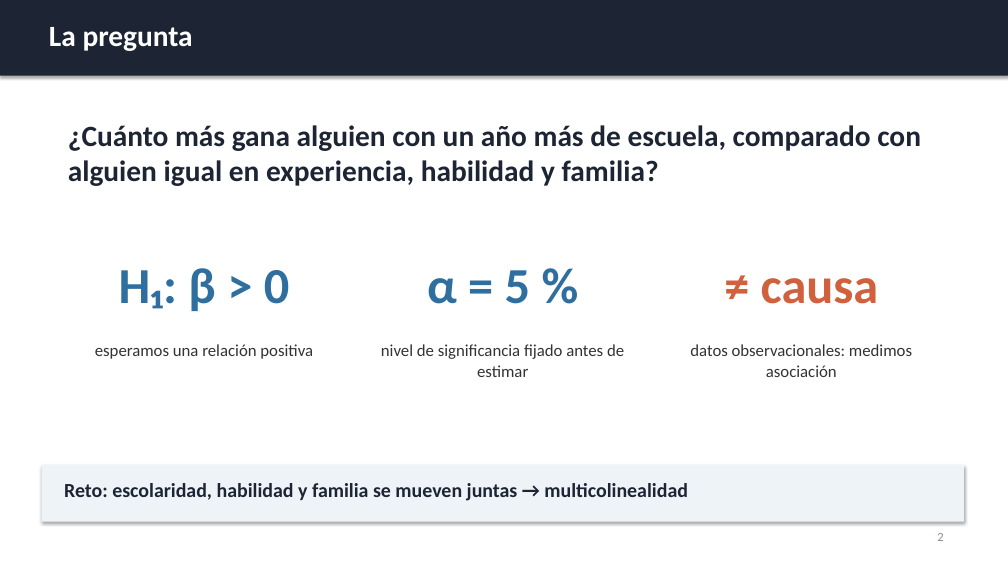
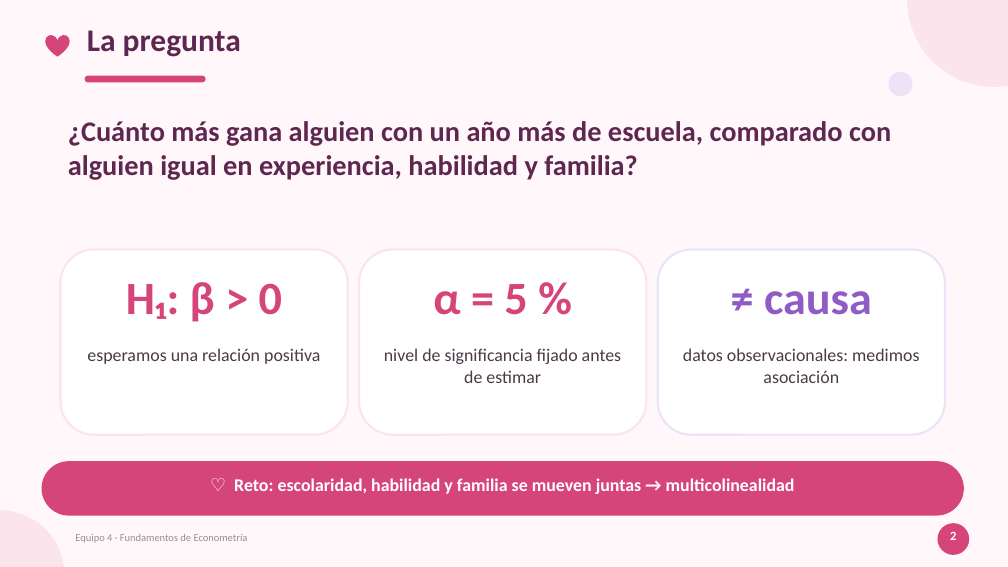
Before and after one commit to ximeelaraa/mincer-multicolinealidad, a slide deck: slide 2 of Presentacion_Final.pptx. Drawn at 1008x567 pixels with LibreOffice and Linux fonts; fonts in the diff are those of the drawing. Boxes give left, top, right and bottom in pixels: in the first picture for what was removed or moved away, otherwise in the second. Text is boxed around its words. In the diff, an @@ line names an element or a change of style, - is before the commit and + after.

```diff
--- a/Presentacion_Final.pptx
+++ b/Presentacion_Final.pptx
@@ background #FFFFFF to #FFF7FA @@
@@ rectangle removed at box(0, 0, 1008, 76) @@
@@ text "La pregunta": place and size @@
-text "La pregunta" at box(49, 27, 193, 51)
+text "La pregunta" at box(87, 30, 241, 57)
@@ text "La pregunta" at box(87, 30, 241, 57): size 28 to 30 pt, text colour #FFFFFF to #5E2750 @@
@@ ellipse added at box(907, 0, 1008, 87), fill #FCE4EC @@
@@ heart added at box(45, 35, 70, 57), fill #D6457A @@
@@ rounded rectangle added at box(85, 76, 206, 82), fill #D6457A @@
@@ ellipse added at box(889, 72, 913, 96), fill #EDE3F7 @@
@@ text "¿Cuánto más gana alguien con ..." at box(68, 121, 891, 180): size 28 to 27 pt, text colour #1D2433 to #5E2750 @@
@@ text "H₁: β > 0": place and size @@
-text "H₁: β > 0" at box(119, 268, 289, 311)
+text "H₁: β > 0" at box(126, 282, 282, 322)
@@ text "H₁: β > 0" at box(126, 282, 282, 322): size 48 to 44 pt, text colour #2F6F9F to #D6457A @@
@@ rounded rectangle added at box(60, 250, 348, 435), fill #FFFFFF, outline #FCE4EC 2 pt @@
@@ text "α = 5 %" at box(433, 284, 527, 315): size 48 to 44 pt, text colour #2F6F9F to #D6457A @@
@@ text "α = 5 %": place and size @@
-text "α = 5 %" at box(427, 270, 530, 304)
+text "α = 5 %" at box(433, 284, 527, 315)
@@ rounded rectangle added at box(359, 250, 647, 435), fill #FFFFFF, outline #FCE4EC 2 pt @@
@@ text "≠ causa": place and size @@
-text "≠ causa" at box(761, 278, 879, 304)
+text "≠ causa" at box(764, 291, 872, 315)
@@ text "≠ causa" at box(764, 291, 872, 315): size 48 to 44 pt, text colour #D1603D to #8E5CC4 @@
@@ rounded rectangle added at box(658, 250, 945, 435), fill #FFFFFF, outline #EDE3F7 2 pt @@
@@ text "esperamos una relación positiva": place and size @@
-text "esperamos una relación positiva" at box(95, 344, 313, 359)
+text "esperamos una relación positiva" at box(87, 348, 320, 364)
@@ size 16 to 17 pt, text colour #333333 to #4A3B47 in 3 elements at box(87, 348, 320, 364), box(384, 348, 621, 383), box(683, 348, 919, 383) @@
@@ text "datos observacionales: medimos asociación": place and size @@
-text "datos observacionales: medimos asociación" at box(690, 344, 912, 377)
+text "datos observacionales: medimos asociación" at box(683, 348, 919, 383)
@@ rectangle removed at box(42, 465, 964, 522) @@
@@ rounded rectangle added at box(42, 461, 964, 516), fill #D6457A @@
@@ text at box(234, 478, 795, 494): text changed; size 19 to 17 pt; text colour #1D2433 to #FFFFFF @@
-Reto: escolaridad, habilidad y familia se mueven juntas → multicolinealidad
+♡ Reto: escolaridad, habilidad y familia se mueven juntas → multicolinealidad
@@ ellipse added at box(0, 510, 64, 567), fill #FCE4EC @@
@@ text added at box(75, 534, 248, 543), 10 pt, text #9A8C98 @@
+Equipo 4 · Fundamentos de Econometría
@@ text "2" at box(950, 532, 956, 540): text colour #8A8F98 to #FFFFFF, bold on; alignment left to centre @@
@@ ellipse added at box(938, 523, 969, 555), fill #D6457A @@
```
Also in this commit, not shown: 10 other slides changed, 7 other files.
